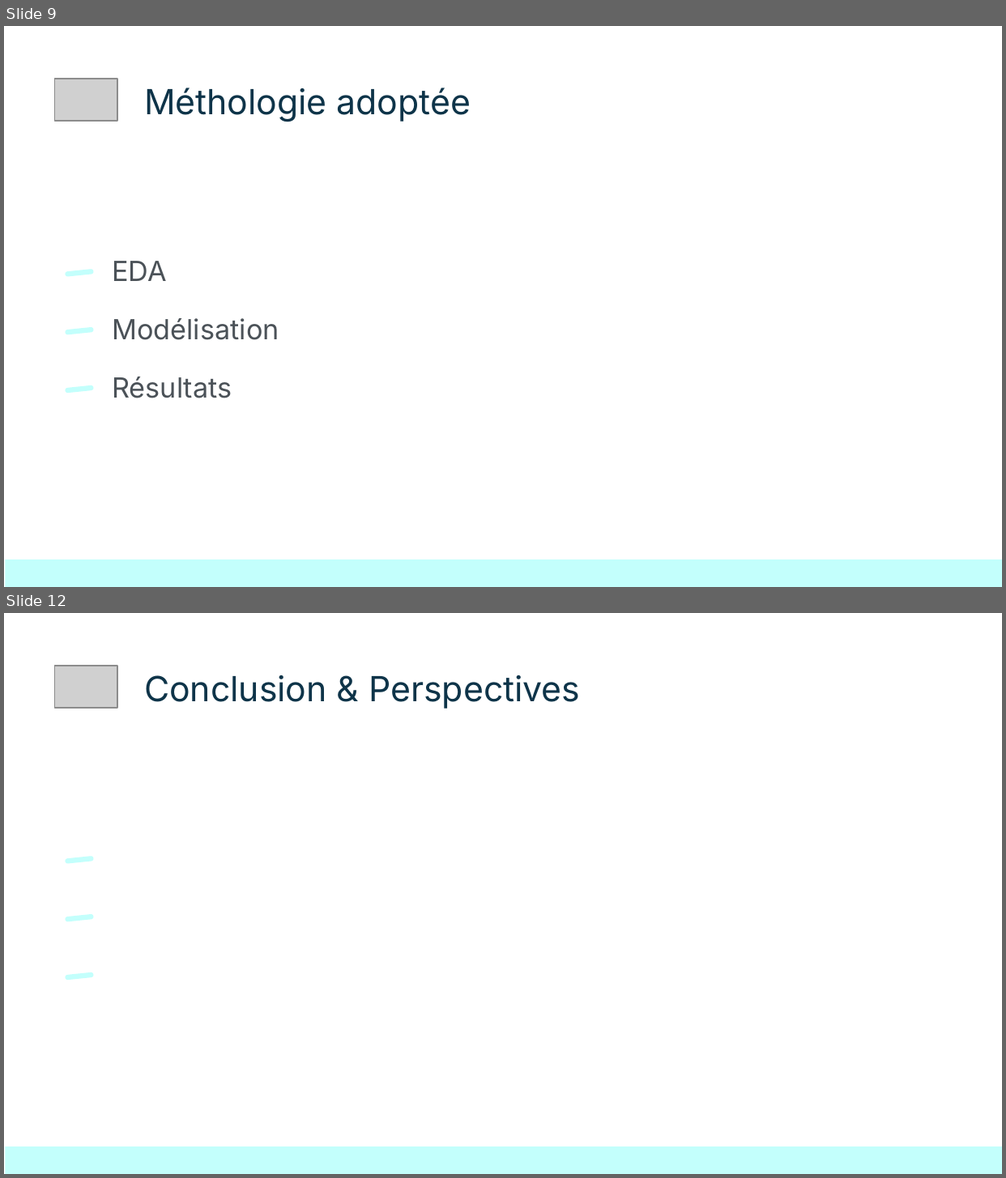
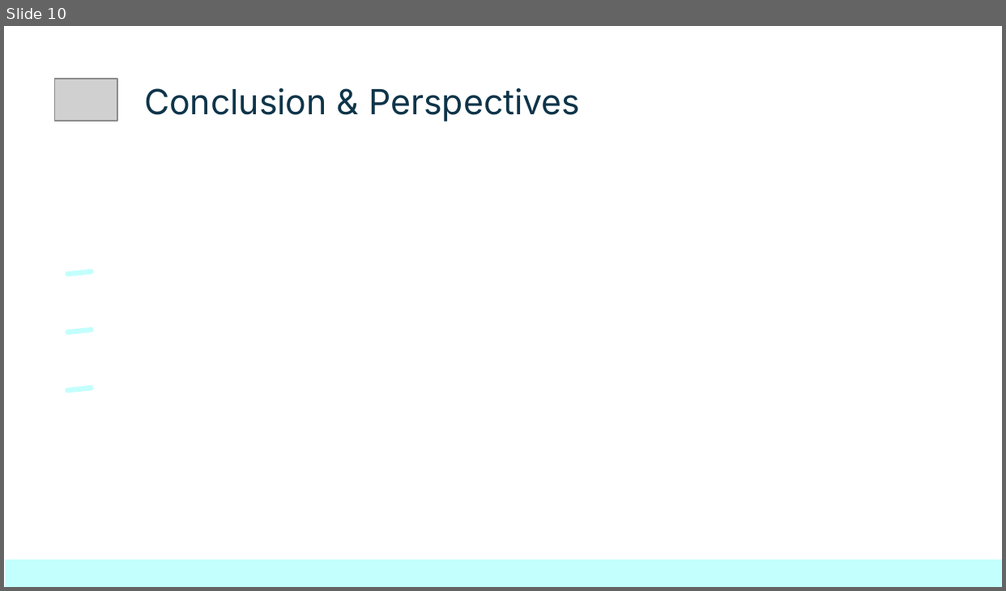
Before and after one commit to flaudeb/SOLAR_ENERGY_PROJECT, a slide deck: modeling/Final_Project_Slides.pptx. Shown one above the other, each under a label of ours: slides 9 and 12 before the commit, slide 10 after it; the slides between them are not shown. The pictures are 1006x1178 and 1006x591 pixels, drawn with LibreOffice and Linux fonts; fonts in the diff are those of the drawing; grey boxes stand for pictures. Boxes give left, top, right and bottom in pixels: in the first picture for what was removed or moved away, otherwise in the second. Text is boxed around its words. In the diff, an @@ line names an element or a change of style, - is before the commit and + after.

```diff
--- a/modeling/Final_Project_Slides.pptx
+++ b/modeling/Final_Project_Slides.pptx
@@ slide 9 removed at box(4, 26, 1002, 587), background #FFFFFF @@
@@ picture removed at box(55, 79, 117, 121) @@
@@ title removed at box(144, 88, 471, 122) @@
-Méthologie adoptée
@@ title removed at box(112, 261, 167, 281) @@
-EDA
@@ rounded rectangle removed at box(65, 269, 94, 277) @@
@@ rounded rectangle removed at box(65, 327, 94, 335) @@
@@ title removed at box(112, 318, 279, 340) @@
-Modélisation
@@ rounded rectangle removed at box(65, 386, 94, 394) @@
@@ title removed at box(112, 377, 232, 399) @@
-Résultats
@@ rectangle removed at box(5, 560, 1002, 587) @@
@@ what was slide 12 is now slide 10 @@
```
Also in this commit, not shown: 3 slides changed, 2 slides added, 3 other slides removed, 7 other files.
